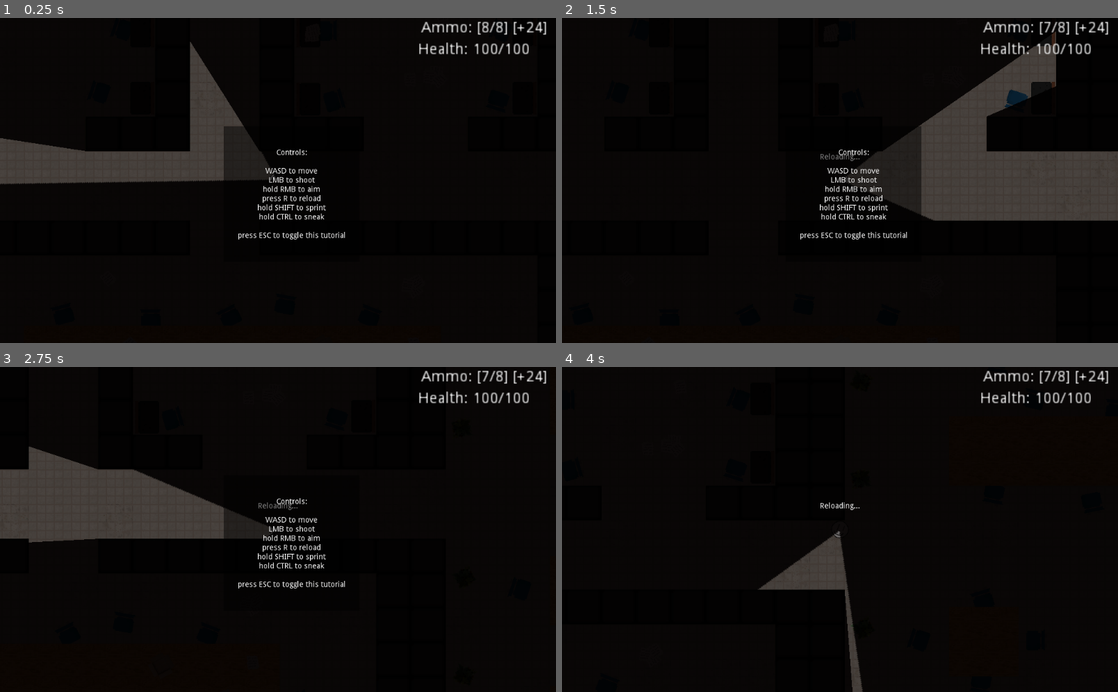
Above: before the commit, frames 1-4 (two rows, left to right).
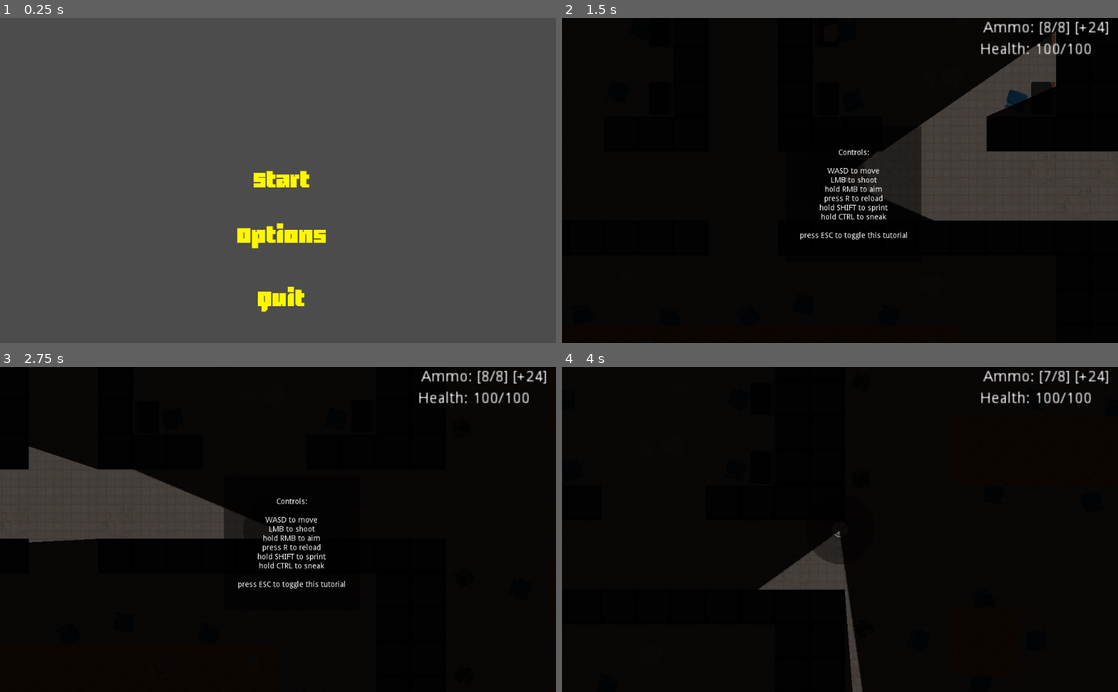
Above: after the commit, the same moments.

Repository: Rallas/4392-001TeamC
Game: Godot game, scene res://Scenes/StartMenu.tscn
The game is run twice, just before and just after one commit, with the same random seed, the same clock (stepped at 60 frames per second) and the same inputs. Before the commit the project starts from res://Scenes/DefaultScene.tscn. The engine's default icon, where the game draws it, is replaced by a stand-in: a white triangle on a blue panel in a dark square.
Inputs (mouse positions are in pixels of both pictures, inside the frame that each line leads up to):
- Up to frame 1 (0.25 s): no input
- Up to frame 2 (1.5 s): click (845, 183) at 0.52 s; tap R (reload) at 1.25 s; move the mouse to (962, 164) at 1.27 s; hold D (move_right) from 1.28 s (still down); hold E (interact) from 1.28 s (still down)
- Up to frame 3 (2.75 s): tap R (reload) at 2 s; move the mouse to (166, 545) at 2.02 s; release D (move_right) at 2.03 s; release E (interact) at 2.03 s; hold S (move_down) from 2.03 s (still down); right-click (166, 545) at 2.1 s; tap E (interact) at 2.3 s
- Up to frame 4 (4 s): tap R (reload) at 2.75, 3.5 s; move the mouse to (895, 458) at 2.77 s; release S (move_down) at 2.78 s; hold D (move_right) 2.78-3.53 s; hold E (interact) 2.78-3.53 s; move the mouse to (812, 594) at 3.52 s; hold W (move_up) from 3.53 s (still down); click (812, 594) at 3.6 s; tap E (interact) at 3.8 s

The runs differ from the first frame. In frame 1, 94% of the frame differs, in the area x 0-100%, y 0-100%; in frame 2, less than 0.1%; in frame 3, less than 0.1%; in frame 4, 0.4%.

Commit message:
Changed initial scene to main menu. Fix: Player health persists when entering next level.

Diff:
--- a/4392_TeamC_Prototype/Scripts/ExitDoor.gd
+++ b/4392_TeamC_Prototype/Scripts/ExitDoor.gd
@@ -1,7 +1,14 @@
 extends Node
+
+onready var Player = get_node("%Player")
 
 # Object set to not be instant, so this will be called repeatedly while interacting.
 func Interact():
   if PlayerInventory.carryingKey:
+    # Save global values for next level.
     Global.CurrentLevel += 1
+    Global.PlayerHealthAtLevelStart = Player.currentHealth
+
+    # Reload scene
+    # Once level generation done, this will generate a new (harder) level.
     var _ret = get_tree().reload_current_scene()
--- a/4392_TeamC_Prototype/project.godot
+++ b/4392_TeamC_Prototype/project.godot
@@ -11,7 +11,7 @@
 [application]
 
 config/name="4392 Team C prototype"
-run/main_scene="res://Scenes/DefaultScene.tscn"
+run/main_scene="res://Scenes/StartMenu.tscn"
 config/icon="res://Sprites/icon.png"
 
 [autoload]
